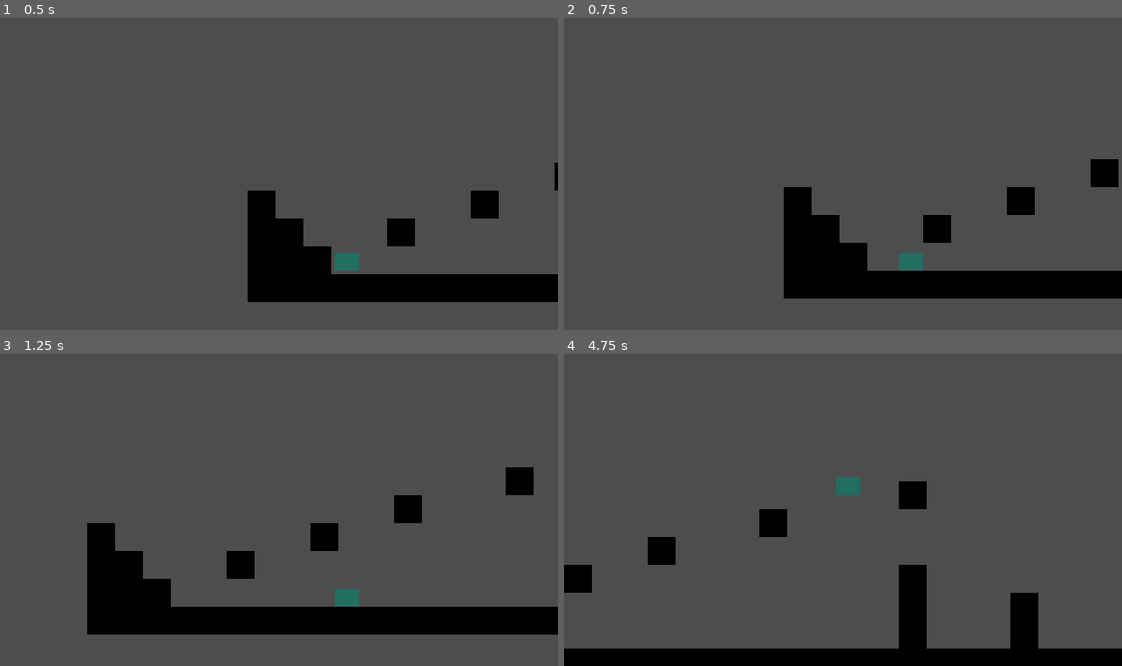
Above: before the commit, frames 1-4 (two rows, left to right).
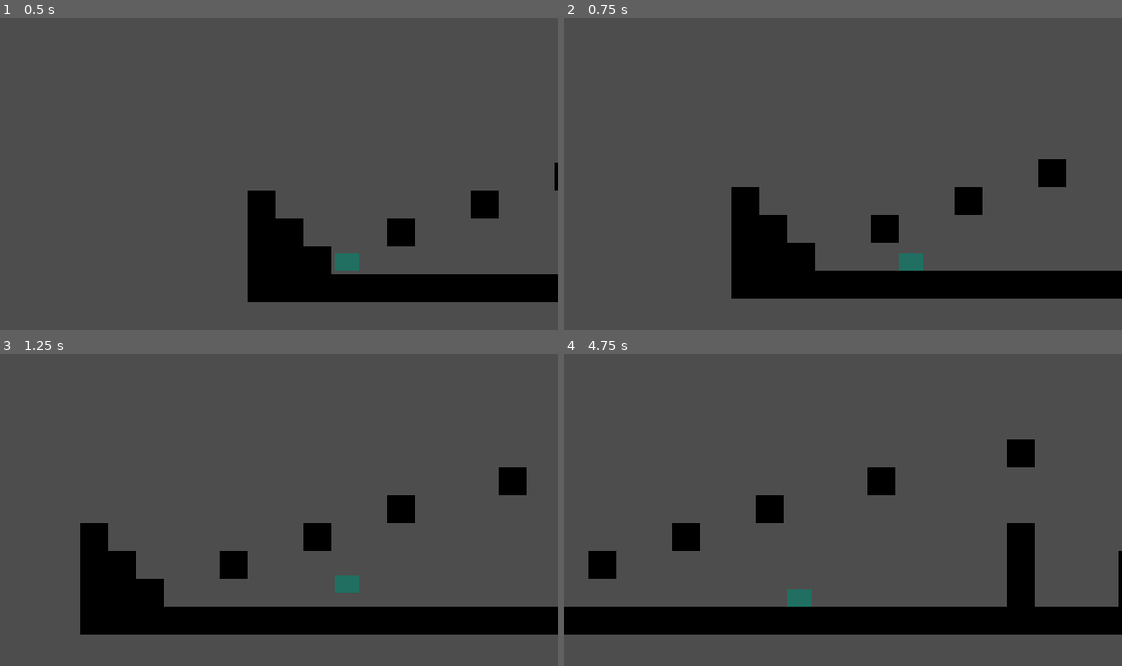
Above: after the commit, the same moments.

Repository: TravisHenderson646/finish-the-knight
Game: Godot game, scene res://game.tscn
The game is run twice, just before and just after one commit, with the same random seed, the same clock (stepped at 60 frames per second) and the same inputs.
Inputs:
- Up to frame 1 (0.5 s): no input
- Up to frame 2 (0.75 s): hold D (right) from 0.53 s (still down); tap K (dash, bound only after the commit) at 0.6 s
- Up to frame 3 (1.25 s): keep holding D (right); tap Space (jump) at 0.77, 1.07 s; tap J (dash, bound only before the commit) at 0.8 s
- Up to frame 4 (4.75 s): tap J (dash, bound only before the commit) at 1.35, 3.05, 3.6 s; tap Space (jump) at 1.52, 1.55, 1.82, 2.1, 3.02, 3.32, 3.77, 3.8, 4.07, 4.52 s; release D (right) at 2.03 s; hold A (left) 2.03-2.78 s; tap K (dash, bound only after the commit) at 2.3, 2.85, 4.35 s; hold D (right) 2.78-4.28 s; hold A (left) from 4.28 s (still down)

Frame 1 is identical in both runs. In frame 2, 7.8% of the frame differs, in the area x 30-100%, y 45-90%; in frame 3, 2.1%; in frame 4, 20%, in the area x 0-100%, y 27-100%.

Commit message:
custom FrameTimer and refactored player code

Diff:
--- /dev/null
+++ b/frame_timer.gd
@@ -0,0 +1,18 @@
+# A class that waits for the specified number of physics frames,
+# emits a timeout signal, then deletes itself
+class_name FrameTimer
+extends Node
+
+signal timeout
+
+var frames_remaining := 0
+
+func _init(frames: int, parent: Node):
+	frames_remaining = frames
+	parent.add_child(self)
+
+func _physics_process(_delta):
+	frames_remaining -= 1
+	if frames_remaining == 0:
+		timeout.emit()
+		queue_free()
--- a/player.gd
+++ b/player.gd
@@ -1,58 +1,94 @@
 class_name Player
 extends CharacterBody2D
 
-@export_category("Movement Stats")
-@export_range(30, 50, .1) var SPEED = 40.0
-@export_range(-110, -95, .1) var JUMP_VELOCITY = -100.0
-@export_range(3.2, 3.5, .01) var gravity:= 3.33
-
 @onready var remote_transform_2d: RemoteTransform2D = $RemoteTransform2D
 
-var can_jump := true
+enum STATES {GROUNDED, JUMP, FALL, DASH}
+var state: STATES = STATES.GROUNDED
+var direction: float
 
-var can_dash := true
+@export_category('Movement Stats')
+@export var SPEED := 40.0
+@export var gravity:= 3.33
+
+@export_category('Jump Stats')
+@export var JUMP_VELOCITY := -100.0
+@export var jump_release_snap := 0.2
+var can_jump := false
+
+@export_category('Dash Stats')
+@export var dash_duration := 10
+@export var dash_speed := 150.0
+@export var dash_cooldown := 20
+var dash_on_cooldown := false
+var dashing := false
+var can_dash := false
 var dash_remaining_ticks := 0
-var dash_duration := 10
-var dash_direction = 0
-var dash_speed = 150.0
+enum DASH_DIRECTIONS {
+	LEFT = -1,
+	RIGHT = 1
+}
+var dash_direction: DASH_DIRECTIONS = DASH_DIRECTIONS.RIGHT
 
 
 func _physics_process(_delta: float) -> void:
 	# Add the gravity.
 	velocity.y += gravity
 
-	# Handle jump.
-	if Input.is_action_just_pressed('jump') and can_jump:
-		velocity.y = JUMP_VELOCITY
-
-	# Get the input direction and handle the movement.
-	var direction := Input.get_axis('left', 'right')
+	direction = Input.get_axis('left', 'right')
 	if direction:
 		velocity.x = direction * SPEED
 		if dash_remaining_ticks == 0:
 			if velocity.x > 0:
-				dash_direction = 1
+				dash_direction = DASH_DIRECTIONS.RIGHT
 			else:
-				dash_direction = -1
+				dash_direction = DASH_DIRECTIONS.LEFT
 	else:
 		velocity.x = 0
 
+	if Input.is_action_just_pressed('jump') and can_jump:
+		can_jump = false
+		velocity.y = JUMP_VELOCITY
+		state = STATES.JUMP
+
 	# dash
-	if Input.is_action_just_pressed('dash') and can_dash:
-		dash_remaining_ticks = dash_duration
+	if Input.is_action_just_pressed('dash') and can_dash and !dash_on_cooldown:
 		can_jump = false
 		can_dash = false
-	if dash_remaining_ticks > 0:
-		dash_remaining_ticks -= 1
-		velocity.x = dash_direction * dash_speed
-		velocity.y = 0
-	print(dash_remaining_ticks > 0)
+		dashing = true
+		dash_on_cooldown = true
+		FrameTimer.new(dash_cooldown, self).timeout.connect(func(): dash_on_cooldown = false)
+		FrameTimer.new(dash_duration, self).timeout.connect(func(): dashing = false)
+		state = STATES.DASH
 
+	match state:
+		STATES.GROUNDED:
+			pass
+		STATES.JUMP:
+			if velocity.y > 0:
+				state = STATES.FALL
+				print('jump to fall')
+			elif Input.is_action_just_released('jump'):
+				velocity.y = -velocity.y * jump_release_snap
+		STATES.FALL:
+			if is_on_floor():
+				state = STATES.GROUNDED
+				print('fall to grounded')
+		STATES.DASH:
+			if dashing:
+				velocity.x = dash_direction * dash_speed
+				velocity.y = 0
+			elif is_on_floor():
+				state = STATES.GROUNDED
+				print('dash to grounded')
+			else:
+				state = STATES.FALL
+				print('dash to fall')
 
 	move_and_slide()
 
 	if is_on_floor():
-		if dash_remaining_ticks != 0:
+		if dashing:
 			return
 		can_jump = true
 		can_dash = true
--- a/project.godot
+++ b/project.godot
@@ -56,7 +56,7 @@
 }
 dash={
 "deadzone": 0.2,
-"events": [Object(InputEventKey,"resource_local_to_scene":fa …(141 unchanged characters)… ":false,"keycode":0,"physical_keycode":74,"key_label":0,"unicode":106,"location":0,"echo":false,"script":null)
+"events": [Object(InputEventKey,"resource_local_to_scene":fa …(141 unchanged characters)… ":false,"keycode":0,"physical_keycode":75,"key_label":0,"unicode":107,"location":0,"echo":false,"script":null)
 ]
 }
 jump={
Not shown, added: frame_timer.gd.uid
